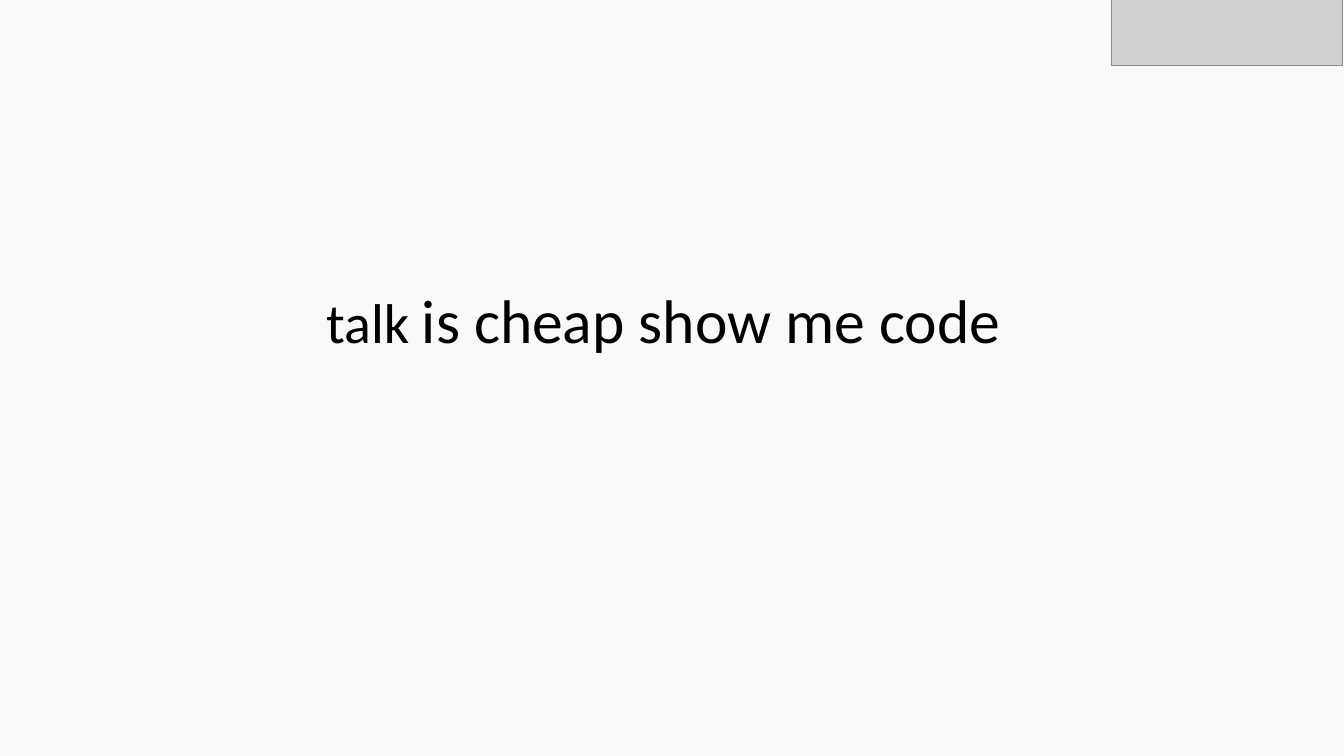
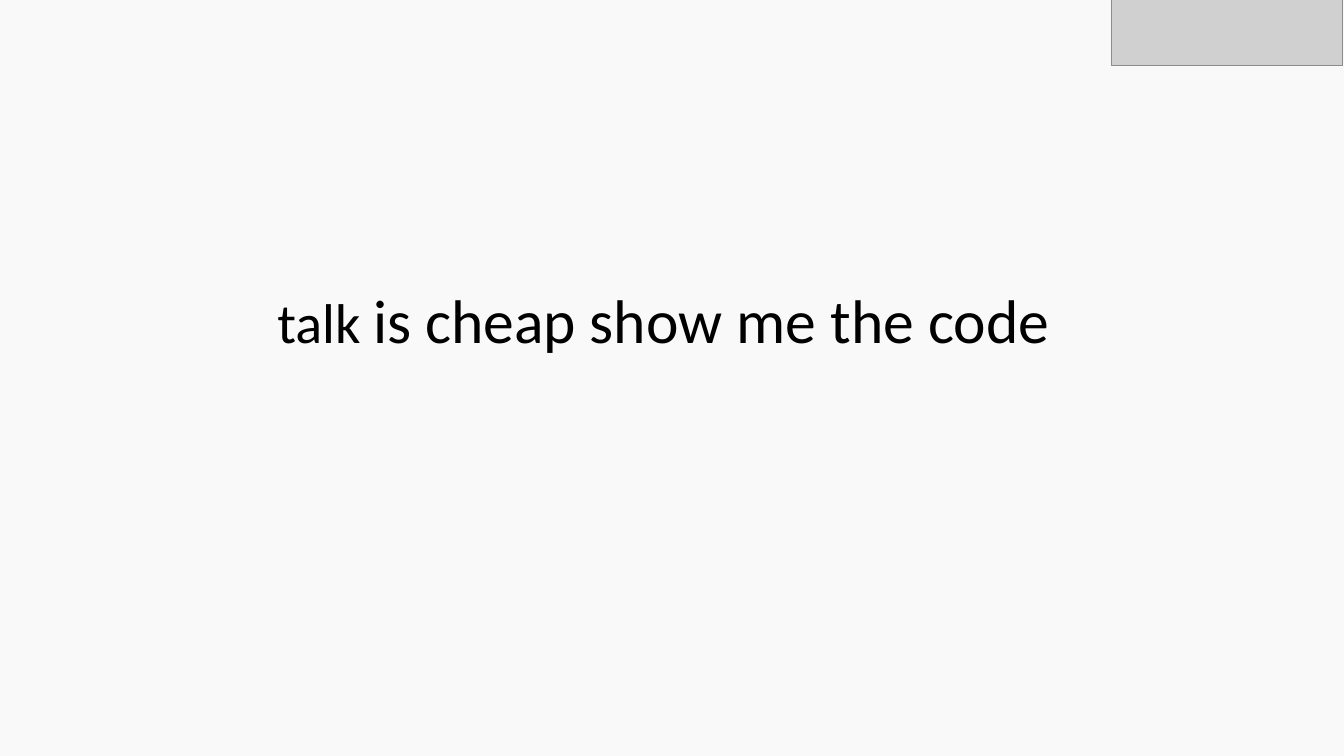
Before and after one commit to share12345/knowledge-share, a slide deck: slide 15 of 2021/7-2/Spring Bean生命周期.ppt. Drawn at 1344x756 pixels with LibreOffice and Linux fonts; fonts in the diff are those of the drawing; grey boxes stand for pictures. Boxes give left, top, right and bottom in pixels: in the first picture for what was removed or moved away, otherwise in the second. Text is boxed around its words. In the diff, an @@ line names an element or a change of style, - is before the commit and + after.

Commit message:
修改SpringBean生命周期ppt

```diff
--- a/2021/7-2/Spring Bean生命周期.ppt
+++ b/2021/7-2/Spring Bean生命周期.ppt
@@ title at (x1=277, y1=300, x2=1049, y2=353): text changed @@
-talk is cheap show me code
+talk is cheap show me the code
```
